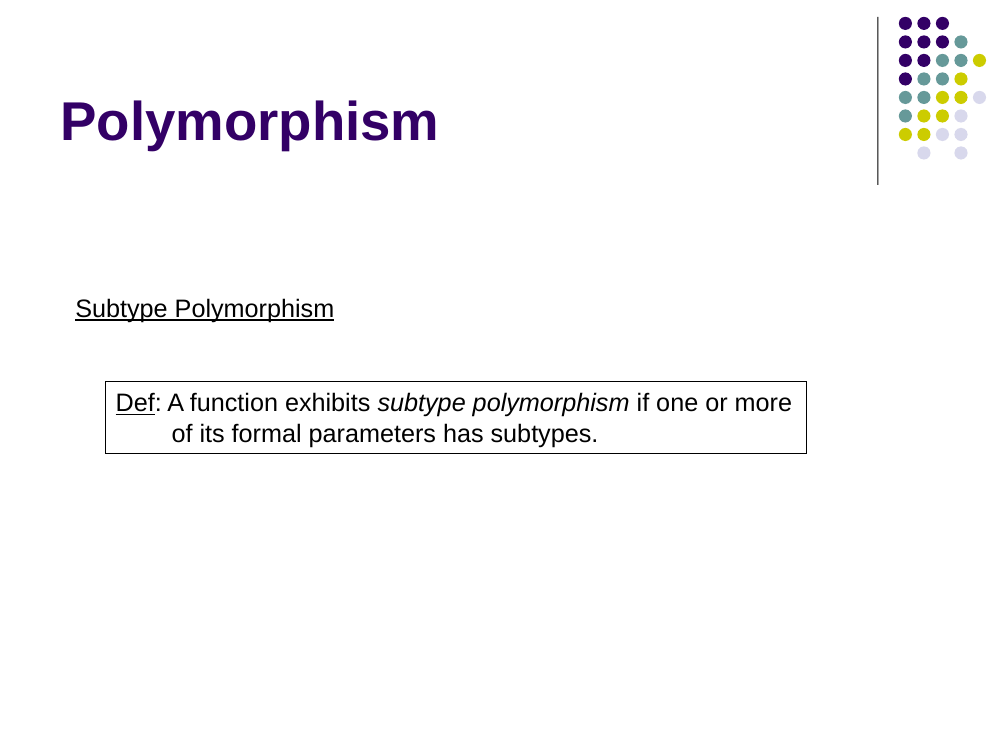
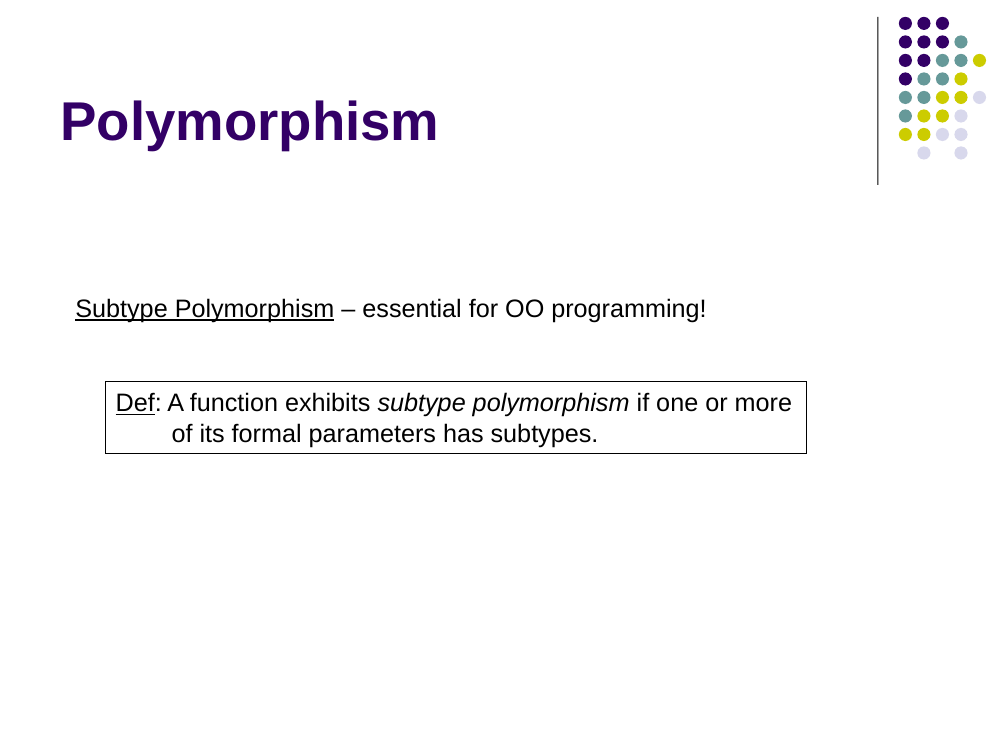
Before and after one commit to lutzhamel/CSC402, a slide deck: slide 16 of csc402-ln017.pptx. Drawn at 1008x756 pixels with LibreOffice and Linux fonts; fonts in the diff are those of the drawing. Boxes give left, top, right and bottom in pixels: in the first picture for what was removed or moved away, otherwise in the second. Text is boxed around its words. In the diff, an @@ line names an element or a change of style, - is before the commit and + after.

```diff
--- a/csc402-ln017.pptx
+++ b/csc402-ln017.pptx
@@ text at [75, 298, 706, 322]: text changed @@
-Subtype Polymorphism
+Subtype Polymorphism – essential for OO programming!
```
Also in this commit, not shown: 2 other slides changed, 4 other files.
